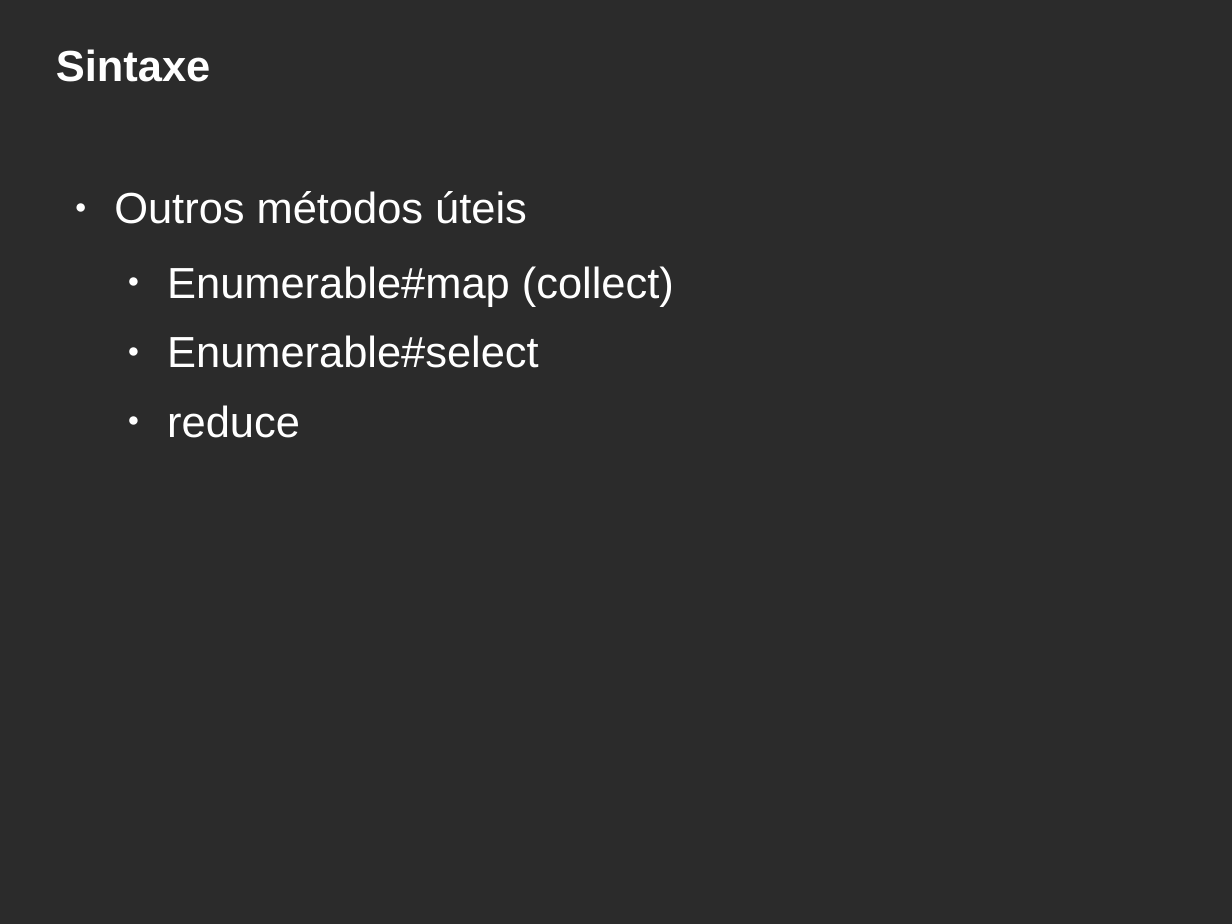
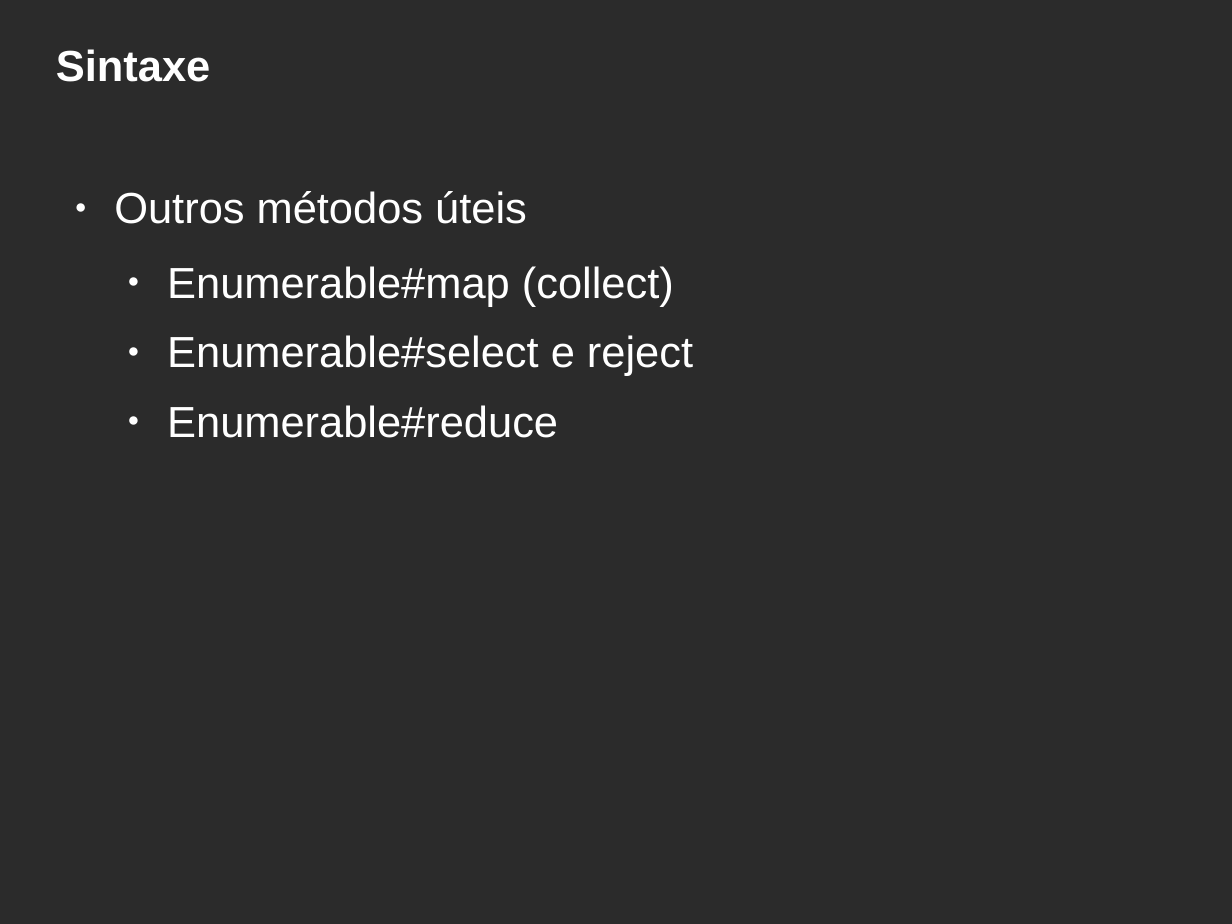
Before and after one commit to hbobenicio/ruby-examples, a slide deck: slide 22 of apresentacao-ruby.odp. Drawn at 1232x924 pixels with LibreOffice and Linux fonts; fonts in the diff are those of the drawing; background and template pictures are left out; a plain dark background stands for a picture behind light text. Boxes give left, top, right and bottom in pixels: in the first picture for what was removed or moved away, otherwise in the second. Text is boxed around its words. In the diff, an @@ line names an element or a change of style, - is before the commit and + after.

```diff
--- a/apresentacao-ruby.odp
+++ b/apresentacao-ruby.odp
@@ text at (167,335,693,438): text changed @@
-  ● Enumerable#select
-  ● reduce
+  ● Enumerable#select e reject
+  ● Enumerable#reduce
```
Also in this commit, not shown: 5 other slides changed, 2 slides added, 1 other file.
